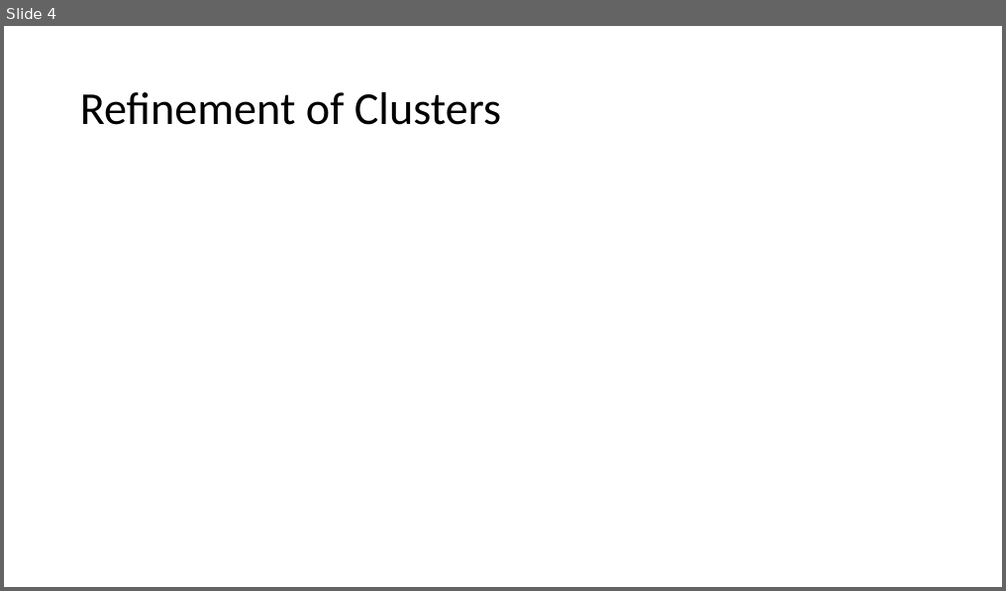
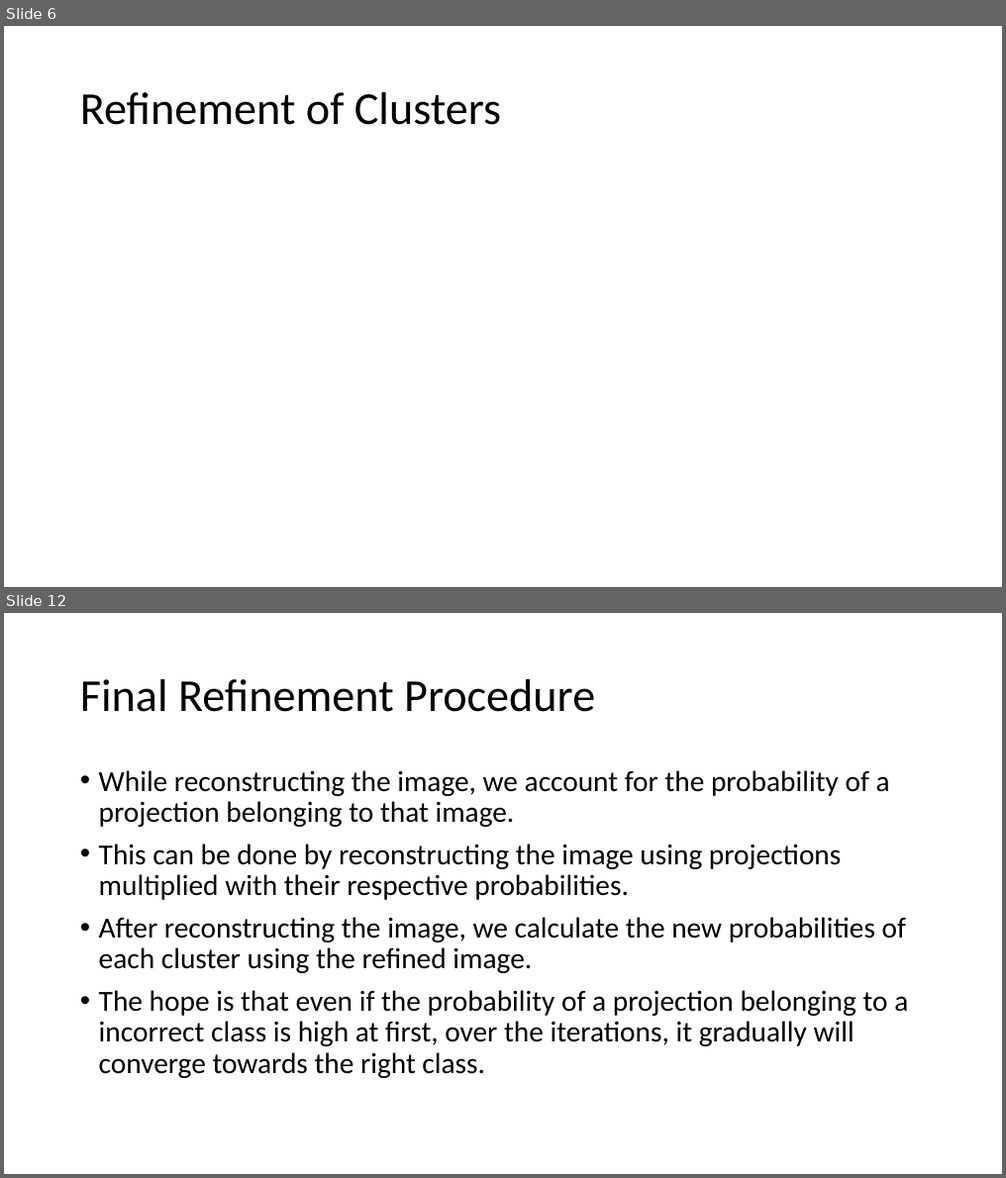
Before and after one commit to arunabh98/Heterogeneity-Symmetry-Tomography, a slide deck: reports/Project Status 9.pptx. Shown one above the other, each under a label of ours: slide 4 before the commit, slides 6 and 12 after it; the slides between them are not shown. The pictures are 1006x591 and 1006x1178 pixels, drawn with LibreOffice and Linux fonts; fonts in the diff are those of the drawing; grey boxes stand for pictures. Boxes give left, top, right and bottom in pixels: in the first picture for what was removed or moved away, otherwise in the second. Text is boxed around its words. In the diff, an @@ line names an element or a change of style, - is before the commit and + after.

```diff
--- a/reports/Project Status 9.pptx
+++ b/reports/Project Status 9.pptx
@@ slide 12 added at <box>4,613,1002,1174</box>, background #FFFFFF @@
@@ title added at <box>80,679,595,712</box>, 44 pt, text #000000 @@
+Final Refinement Procedure
@@ text added at <box>99,770,908,1078</box>, 28 pt, text #000000 @@
+• While reconstructing the image, we account for the probability of a projection belonging to that image.
+• This can be done by reconstructing the image using projections multiplied with their respective probabilities.
+• After reconstructing the image, we calculate the new probabilities of each cluster using the refined image.
+• The hope is that even if the probability of a projection belonging to a incorrect class is high at first, over the iterations, it gradually will converge towards the right class.
@@ what was slide 4 is now slide 6 @@
```
Also in this commit, not shown: 2 slides changed, 5 other slides added, 49 other files.
